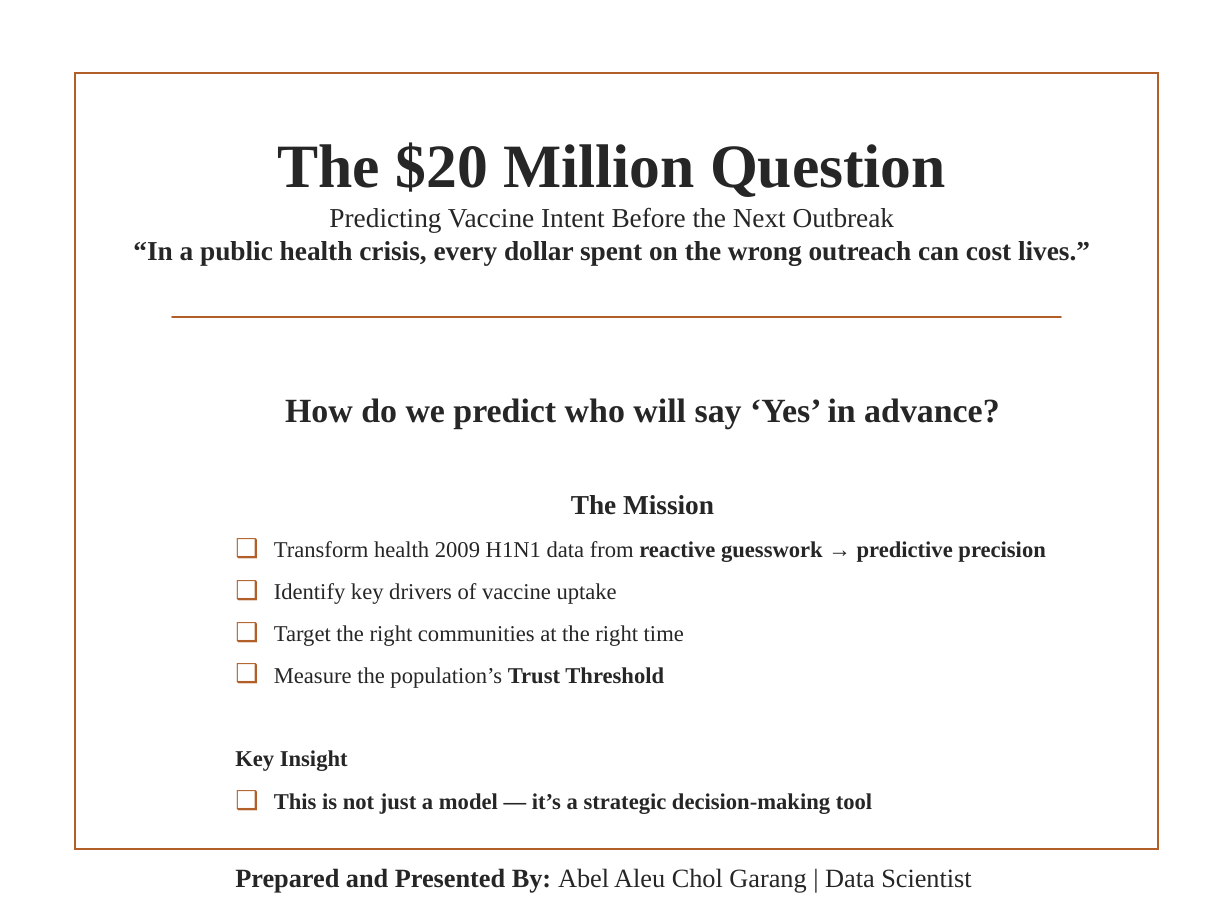
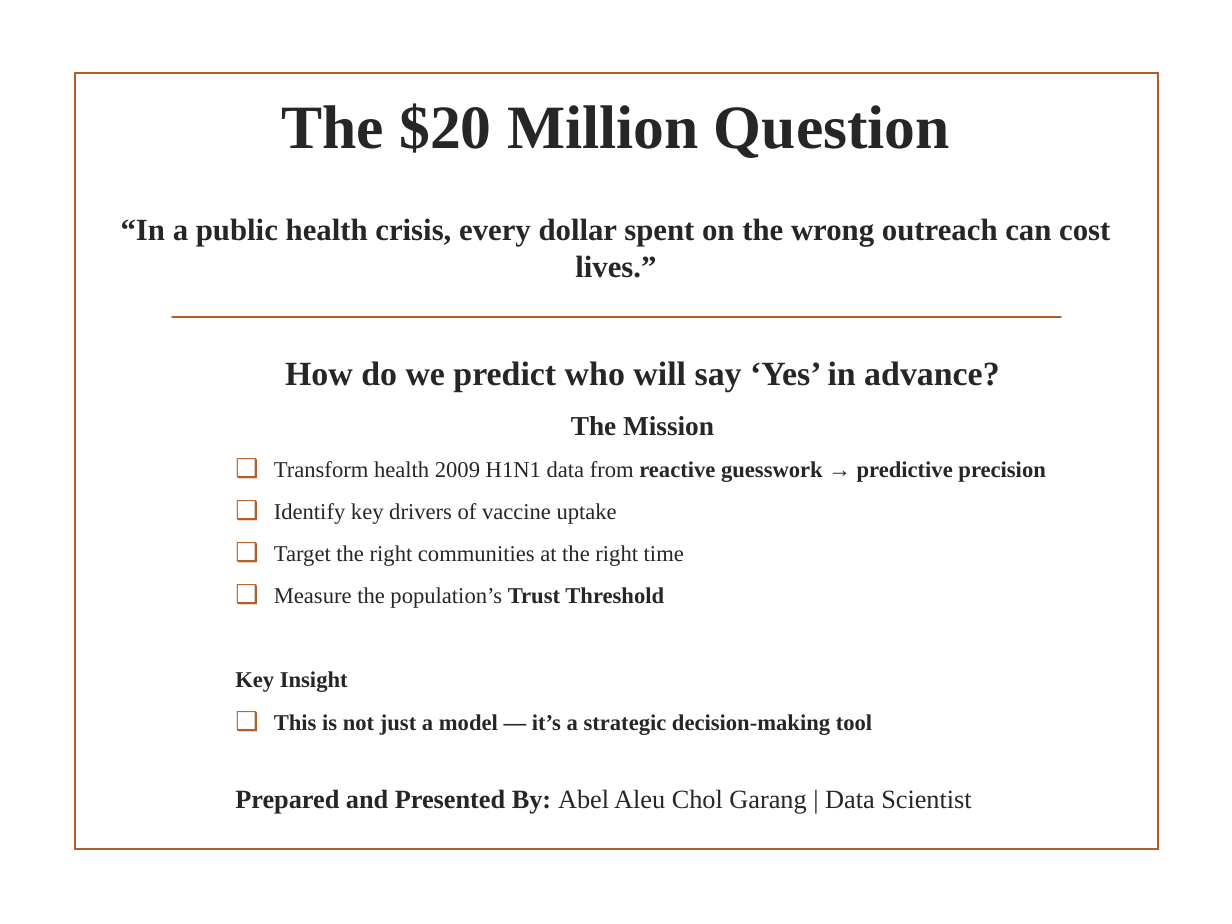
Before and after one commit to abelchol-ship-it/H1N1_2009_Vaccine_Predictive_Project_Abel_Aleu_Chol, a slide deck: slide 1 of PPTX_CSV_Files/H1N1_Vaccine_Predictive_Presentation_Abel_Aleu_Chol.pptx. Drawn at 1232x924 pixels with LibreOffice and Linux fonts; fonts in the diff are those of the drawing; background and template pictures are left out. Boxes give left, top, right and bottom in pixels: in the first picture for what was removed or moved away, otherwise in the second. Text is boxed around its words. In the diff, an @@ line names an element or a change of style, - is before the commit and + after.

```diff
--- a/PPTX_CSV_Files/H1N1_Vaccine_Predictive_Presentation_Abel_Aleu_Chol.pptx
+++ b/PPTX_CSV_Files/H1N1_Vaccine_Predictive_Presentation_Abel_Aleu_Chol.pptx
@@ title at <box>121,103,1110,278</box>: text changed; size 16 to 18 pt @@
-The $20 Million Question
-Predicting Vaccine Intent Before the Next Outbreak
-“In a public health crisis, every dollar spent on the wrong outreach can cost lives.”
+The $20 Million Question
+“In a public health crisis, every dollar spent on the wrong outreach can cost lives.”
@@ text "How do we predict who ..." rewrapped from <box>235,398,1045,893</box> to <box>235,361,1045,814</box> @@
```
Also in this commit, not shown: 10 other slides changed, 2 slides added, 6 other files.
